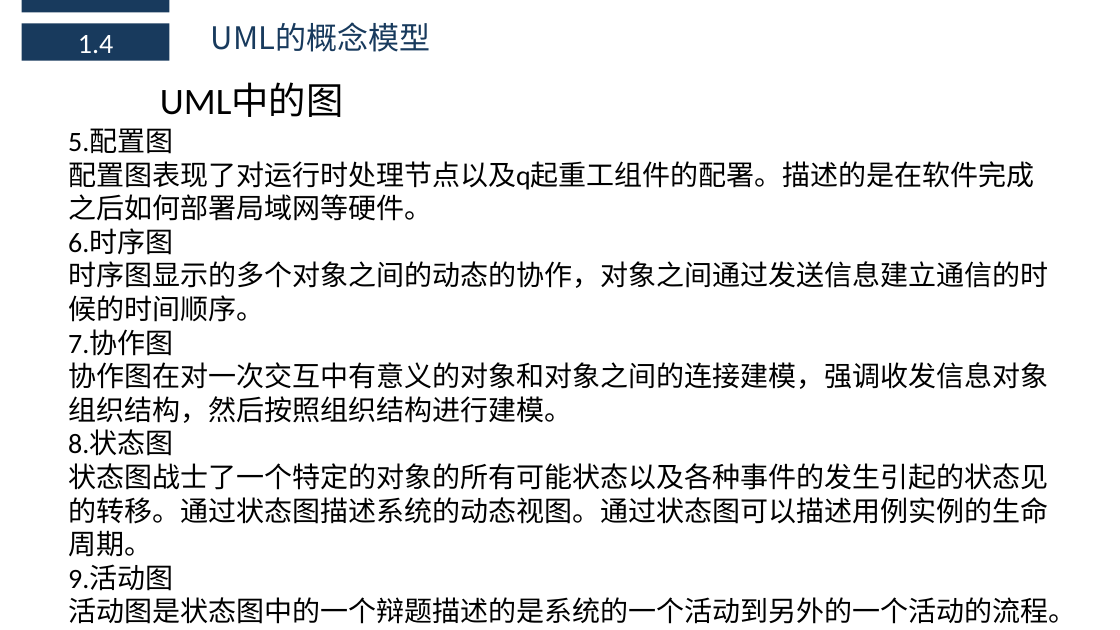
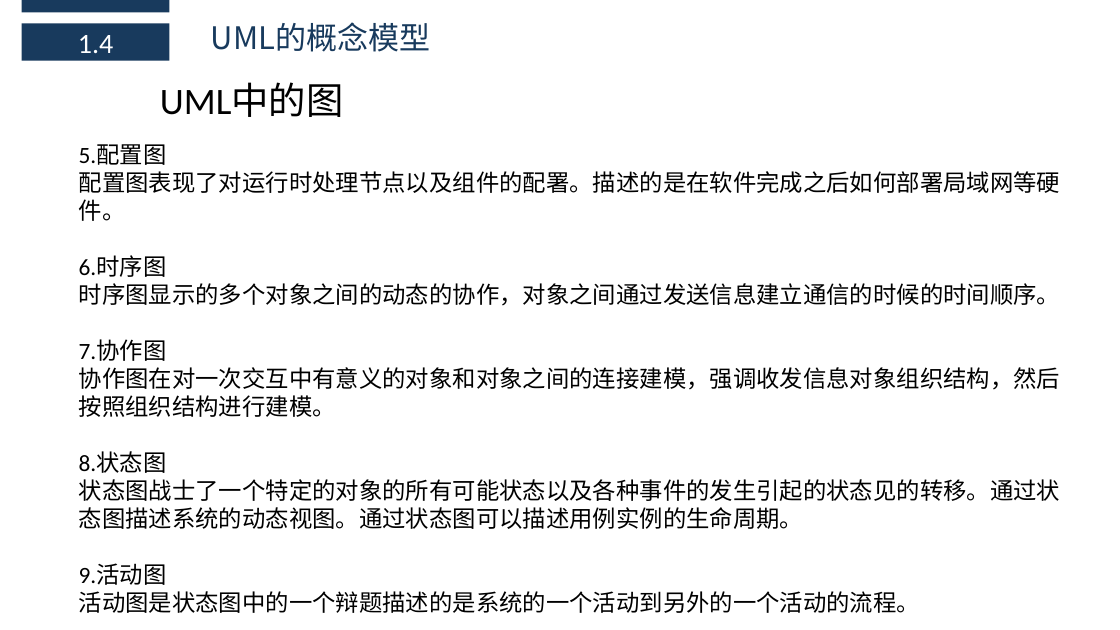
Before and after one commit to boboHh/AssistantTeaching, a slide deck: slide 16 of 非受控文档/06-公用/PRD2018-G11-UML概述.pptx. Drawn at 1120x630 pixels with LibreOffice and Linux fonts; fonts in the diff are those of the drawing. Boxes give left, top, right and bottom in pixels: in the first picture for what was removed or moved away, otherwise in the second. Text is boxed around its words. In the diff, an @@ line names an element or a change of style, - is before the commit and + after.

```diff
--- a/非受控文档/06-公用/PRD2018-G11-UML概述.pptx
+++ b/非受控文档/06-公用/PRD2018-G11-UML概述.pptx
@@ text "5.配置图": place and size @@
-text "5.配置图" at box(68, 128, 1076, 624)
+text "5.配置图" at box(79, 144, 1061, 613)
@@ text at box(79, 144, 1061, 613): size 24 to 20 pt in "5.配置图", "6.时序图", "时序图显示的多个对象之间的动态的协作，对象之间通过发送信息建立通信的时候的时间顺序。", "7.协作图" and 5 more places @@
@@ text at box(79, 171, 1061, 221): text changed; size 24 to 20 pt @@
-配置图表现了对运行时处理节点以及q起重工组件的配署。描述的是在软件完成之后如何部署局域网等硬件。
+配置图表现了对运行时处理节点以及组件的配署。描述的是在软件完成之后如何部署局域网等硬件。
```
Also in this commit, not shown: 5 other slides changed.
